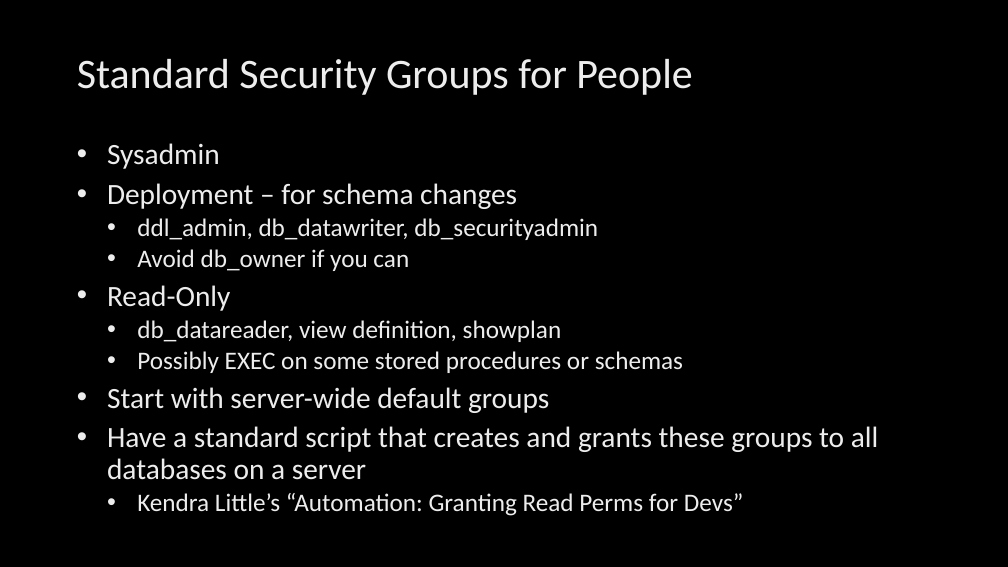
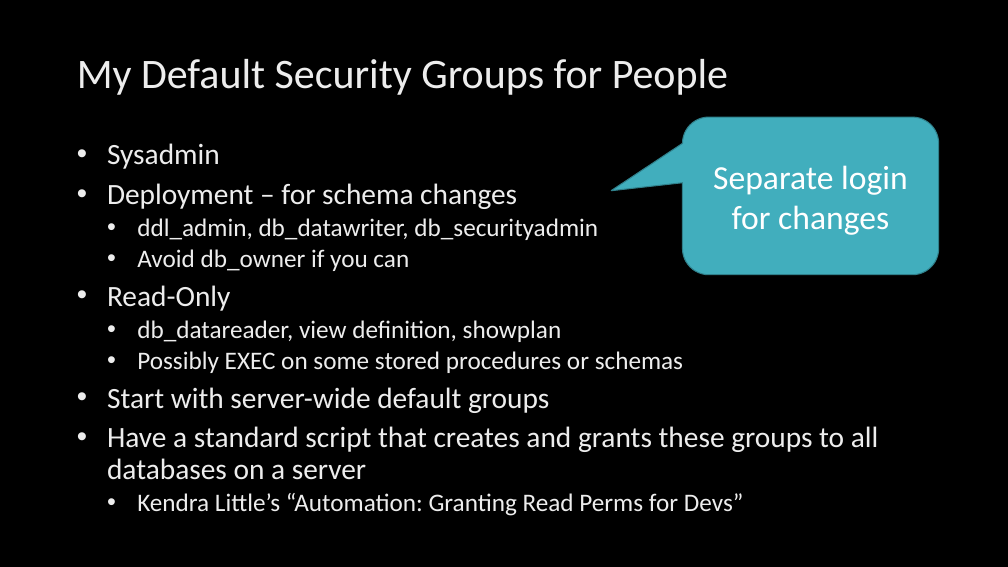
Before and after one commit to billgraziano/kcdc2018, a slide deck: slide 13 of ppt/4. Design Tips/Design Tips.pptx (slide 11 before the commit). Drawn at 1008x567 pixels with LibreOffice and Linux fonts; fonts in the diff are those of the drawing; background and template pictures are left out. Boxes give left, top, right and bottom in pixels: in the first picture for what was removed or moved away, otherwise in the second. Text is boxed around its words. In the diff, an @@ line names an element or a change of style, - is before the commit and + after.

Commit message:
Improved security slides

```diff
--- a/ppt/4. Design Tips/Design Tips.pptx
+++ b/ppt/4. Design Tips/Design Tips.pptx
@@ title at [77, 59, 728, 95]: text changed @@
-Standard Security Groups for People
+My Default Security Groups for People
@@ rounded speech box added at [683, 117, 939, 274], fill #41AEBD, outline #30818C 1 pt, 32 pt, text #FFFFFF @@
+Separate login for changes
```
Also in this commit, not shown: 1 other slide changed, 2 slides added, 1 other file.
